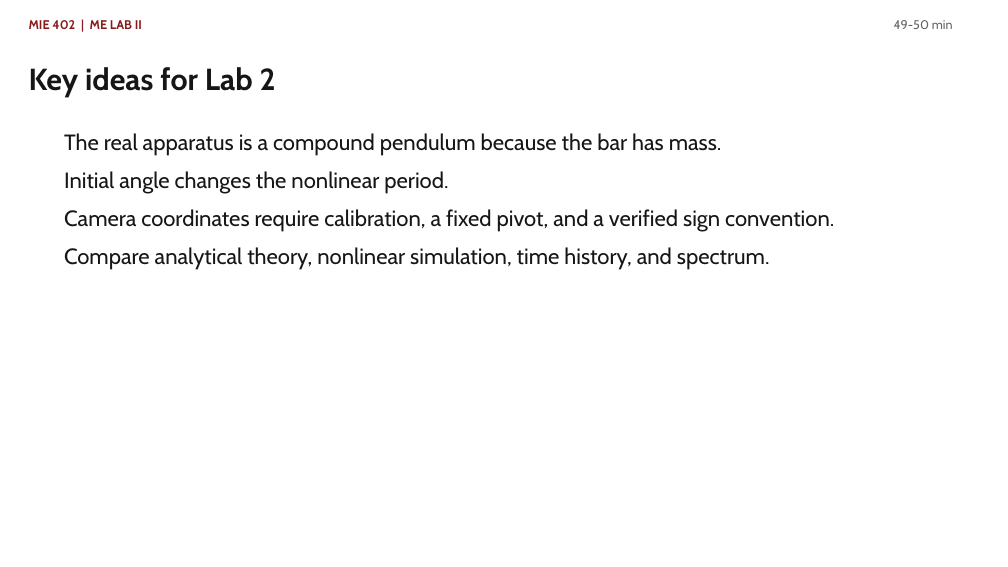
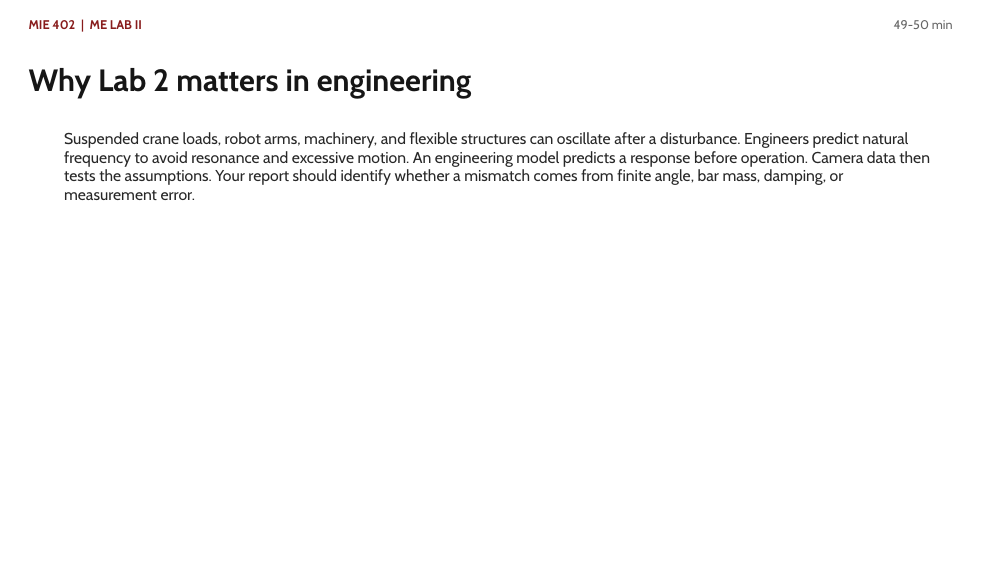
Before and after one commit to Ehsan-Roohi/MIE402-Lab, a slide deck: slide 23 of site/docs/MIE402_Lecture03_Single_Pendulum_PreLab2_Fall2026.pptx. Drawn at 1008x567 pixels with LibreOffice and Linux fonts; fonts in the diff are those of the drawing. Boxes give left, top, right and bottom in pixels: in the first picture for what was removed or moved away, otherwise in the second. Text is boxed around its words. In the diff, an @@ line names an element or a change of style, - is before the commit and + after.

Commit message:
Explain Lab 2 pendulum physics

```diff
--- a/site/docs/MIE402_Lecture03_Single_Pendulum_PreLab2_Fall2026.pptx
+++ b/site/docs/MIE402_Lecture03_Single_Pendulum_PreLab2_Fall2026.pptx
@@ text at [29,68,472,97]: text changed; size 29 to 29.2 pt @@
-Key ideas for Lab 2
+Why Lab 2 matters in engineering
@@ text at [64,132,930,200]: text changed; size 21 to 15 pt; text colour #161616 to #282828 @@
-The real apparatus is a compound pendulum because the bar has mass.
-Initial angle changes the nonlinear period.
-Camera coordinates require calibration, a fixed pivot, and a verified sign convention.
-Compare analytical theory, nonlinear simulation, time history, and spectrum.
+Suspended crane loads, robot arms, machinery, and flexible structures can oscillate after a disturbance. Engineers predict natural frequency to avoid resonance and excessive motion. An engineering model predicts a response before operation. Camera data then tests the assumptions. Your report should identify whether a mismatch comes from finite angle, bar mass, damping, or measurement error.
```
Also in this commit, not shown: 6 other slides changed, 1 other file.
